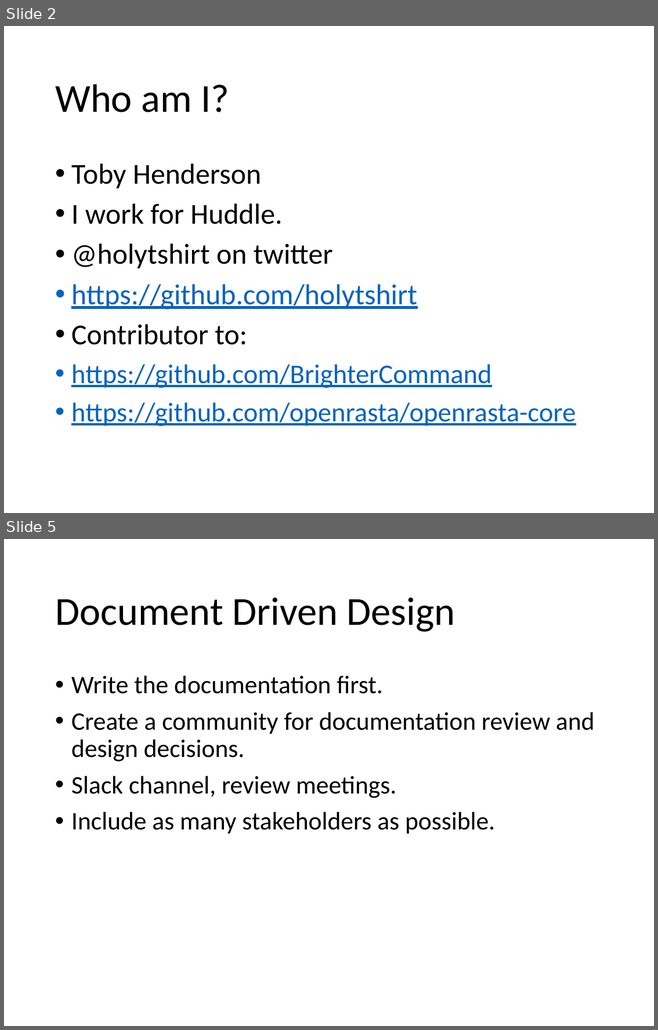
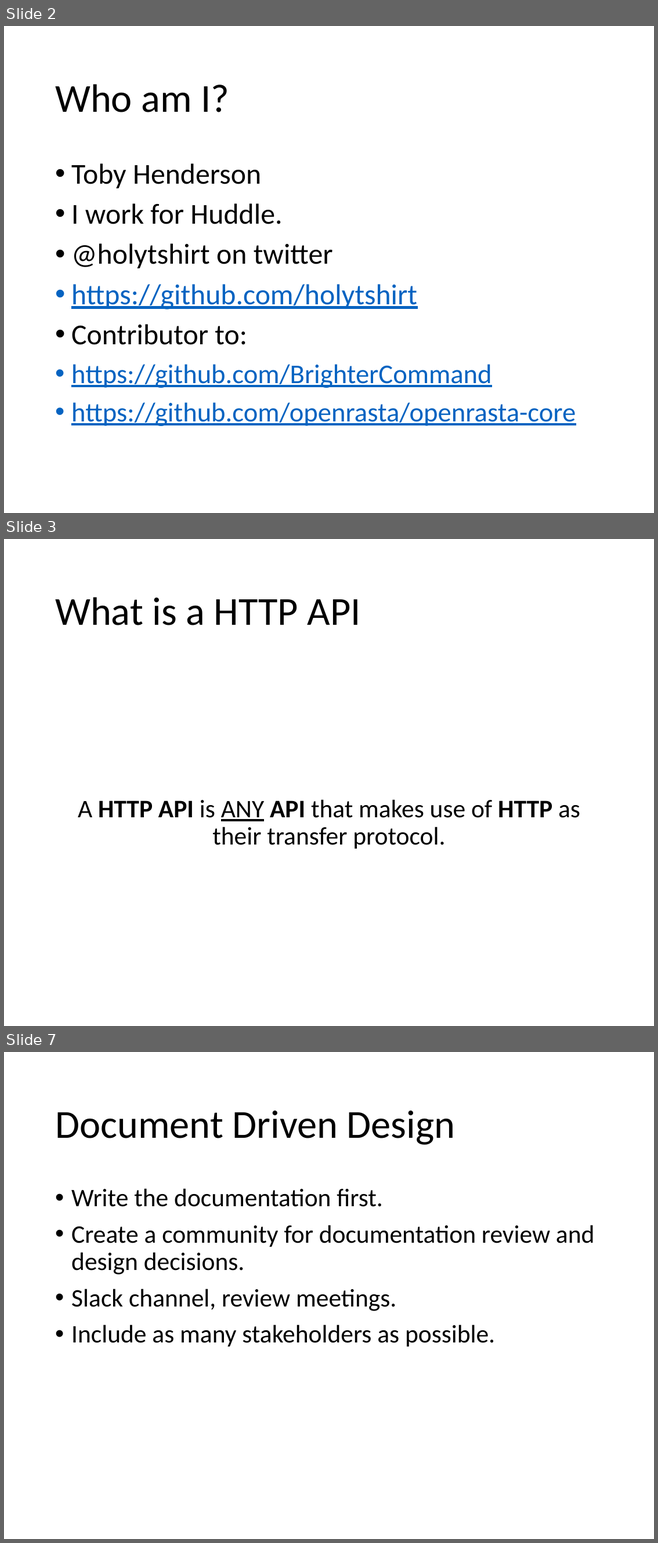
Before and after one commit to holytshirt/httpapipatterns, a slide deck: http api patterns.pptx. Shown one above the other, each under a label of ours: slides 2 and 5 before the commit, slides 2, 3 and 7 after it; the slides between them are not shown. The pictures are 658x1030 and 658x1543 pixels, drawn with LibreOffice and Linux fonts; fonts in the diff are those of the drawing. Boxes give left, top, right and bottom in pixels: in the first picture for what was removed or moved away, otherwise in the second. Text is boxed around its words. In the diff, an @@ line names an element or a change of style, - is before the commit and + after.

```diff
--- a/http api patterns.pptx
+++ b/http api patterns.pptx
@@ slide 3 added at (4,539,654,1026), background #FFFFFF @@
@@ title added at (55,597,361,625), 44 pt, text #000000 @@
+What is a HTTP API
@@ text added at (78,799,580,849), 28 pt, text #000000 @@
+A HTTP API is ANY API that makes use of HTTP as their transfer protocol.
@@ what was slide 5 is now slide 7 @@
```
Also in this commit, not shown: 2 slides changed, 1 other slide added.
